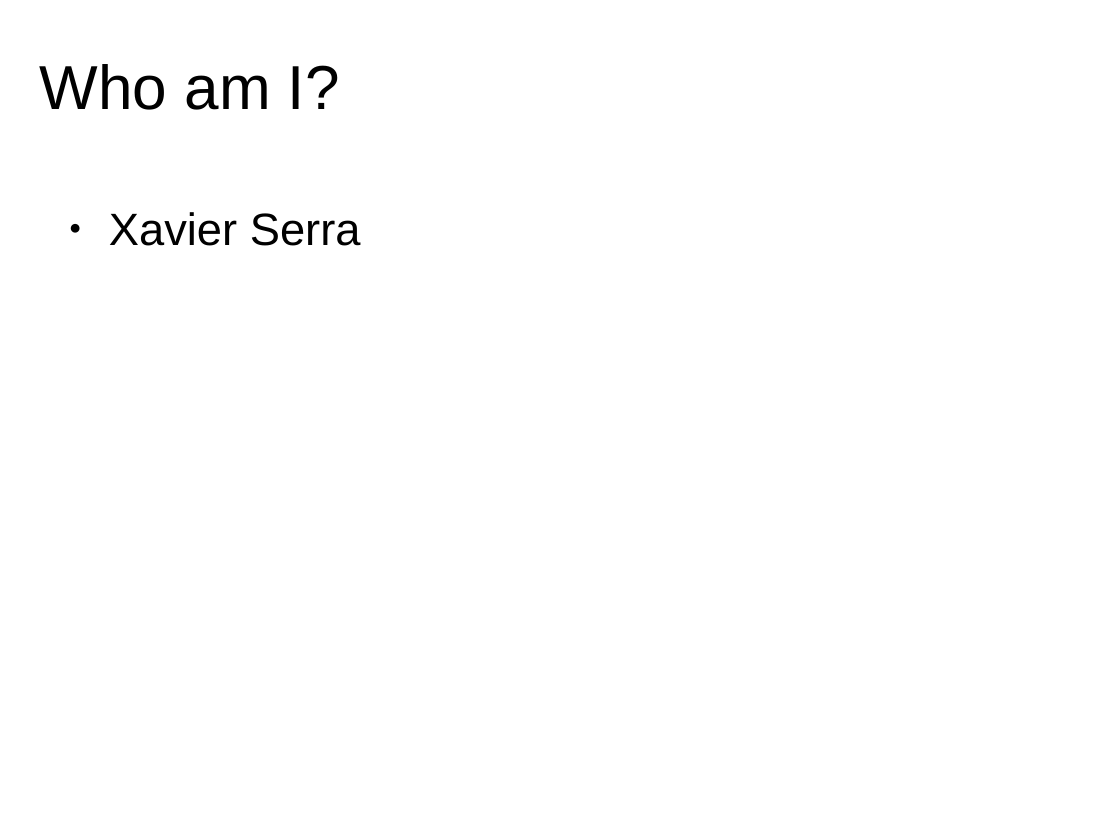
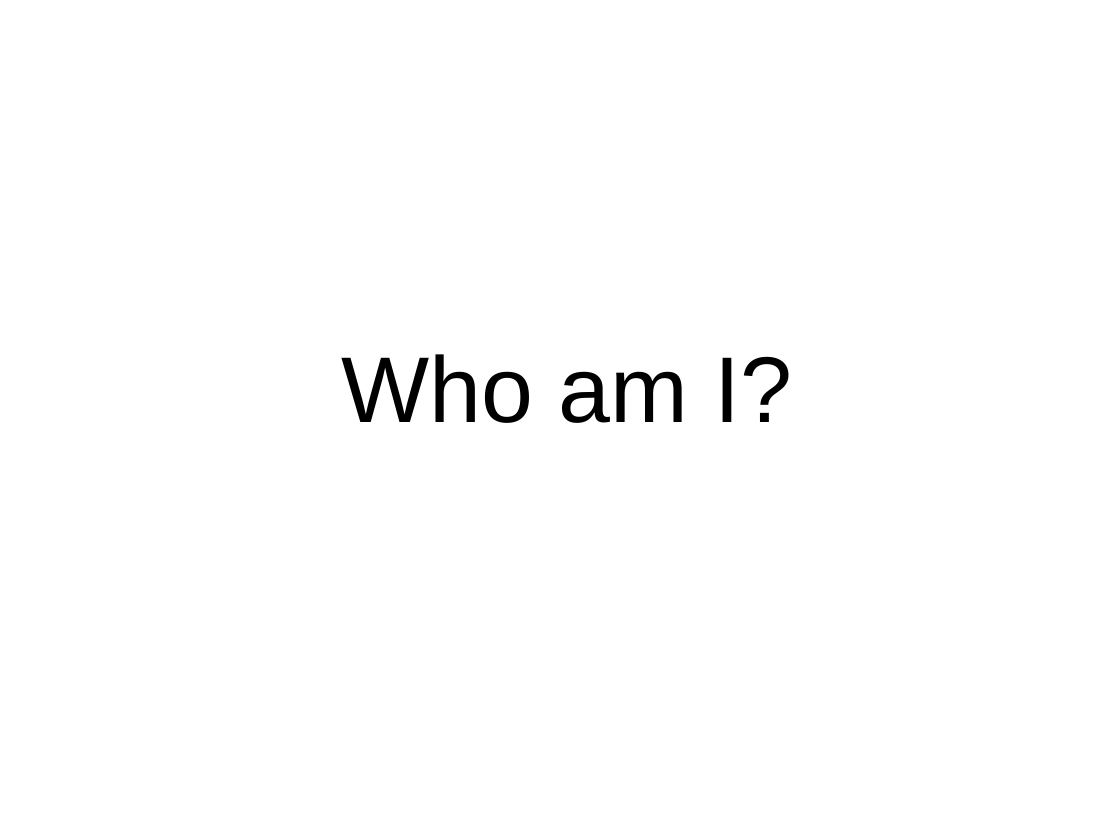
Before and after one commit to MTG/sms-tools, a slide deck: slide 2 of lectures/1-Introduction/Welcome.odp. Drawn at 1120x840 pixels with LibreOffice and Linux fonts; fonts in the diff are those of the drawing. Boxes give left, top, right and bottom in pixels: in the first picture for what was removed or moved away, otherwise in the second. Text is boxed around its words. In the diff, an @@ line names an element or a change of style, - is before the commit and + after.

```diff
--- a/lectures/1-Introduction/Welcome.odp
+++ b/lectures/1-Introduction/Welcome.odp
@@ text removed at [109, 212, 361, 246] @@
-● Xavier Serra
@@ title "Who am I?": place and size @@
-title "Who am I?" at [40, 64, 340, 110]
+title "Who am I?" at [341, 354, 792, 423]
@@ title "Who am I?" at [341, 354, 792, 423]: size 39.9 to 60 pt; alignment left to centre @@
```
Also in this commit, not shown: 4 other slides changed, 7 slides added, 1 slide removed, 20 other files.
